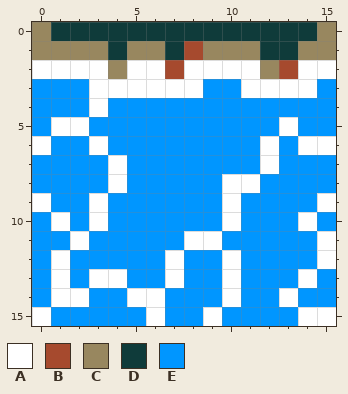
Two states of a pixel-art file, ProjectMicro/Assets/Art/Tiles/Water_ESW.aseprite. Above is the file before it was changed.
16x16 pixels, 1 frame.
Palette (. is transparent): A #ffffff  B #a64a2e  C #98875f  D #0f3b3a  E #0096ff
Pixels before, first column x 0:
 0 CDDDDDDDDDDDDDDC
 1 CCCCDCCDBCCCDDCC
 2 AAAACAABAAAACBAA
 3 EEEAAAAAAEEAAAAE
 4 EEEAEEEEEEEEEEEE
 5 EAAEEEEEEEEEEAEE
 6 AEEAEEEEEEEEAEAA
 7 EEEEAEEEEEEEAEEE
 8 EEEEAEEEEEAAEEEE
 9 AEEAEEEEEEAEEEEA
10 EAEAEEEEEEAEEEAE
11 EEAEEEEEAAEEEEEA
12 EAEEEEEAEEAEEEEA
13 EAEAAEEAEEAEEEAE
14 EAAEEAAEEEAEEAEE
15 AEEEEEAEEAEEEEAA
Now the later version:
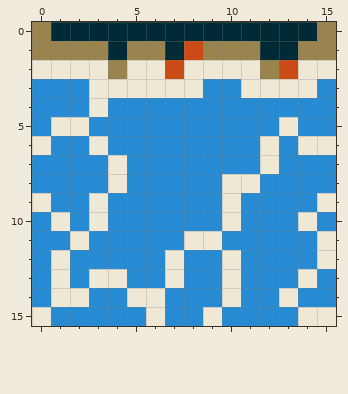
Difference:
colour A: #ffffff -> #eee8d5
colour B: #a64a2e -> #cb4b16
colour C: #98875f -> #99834f
colour D: #0f3b3a -> #002b36
colour E: #0096ff -> #268bd2
Changed places in both pictures, as pixel boxes (x1, y1, x2, y2):
changed: (32, 22, 336, 326)
